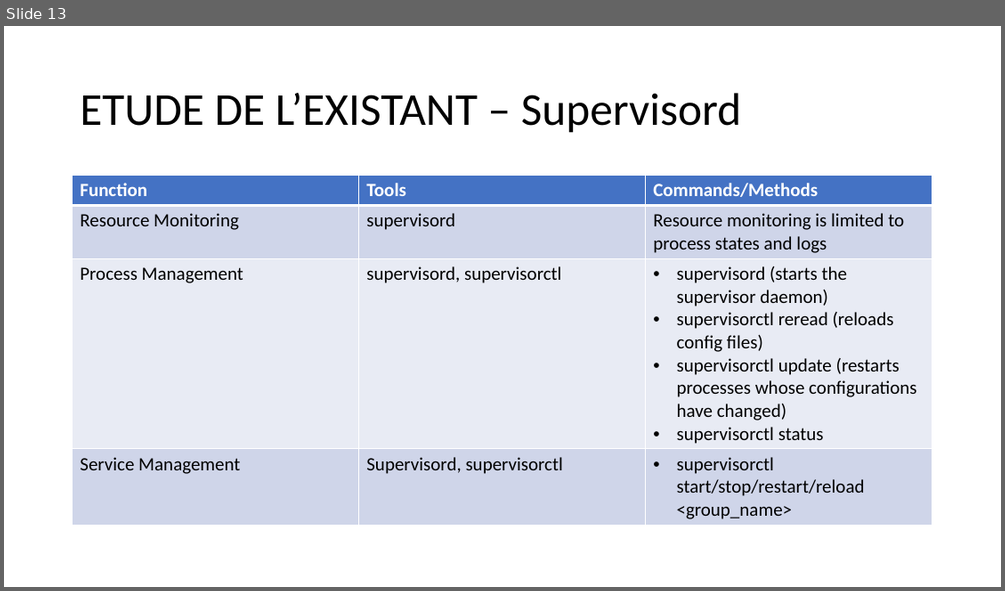
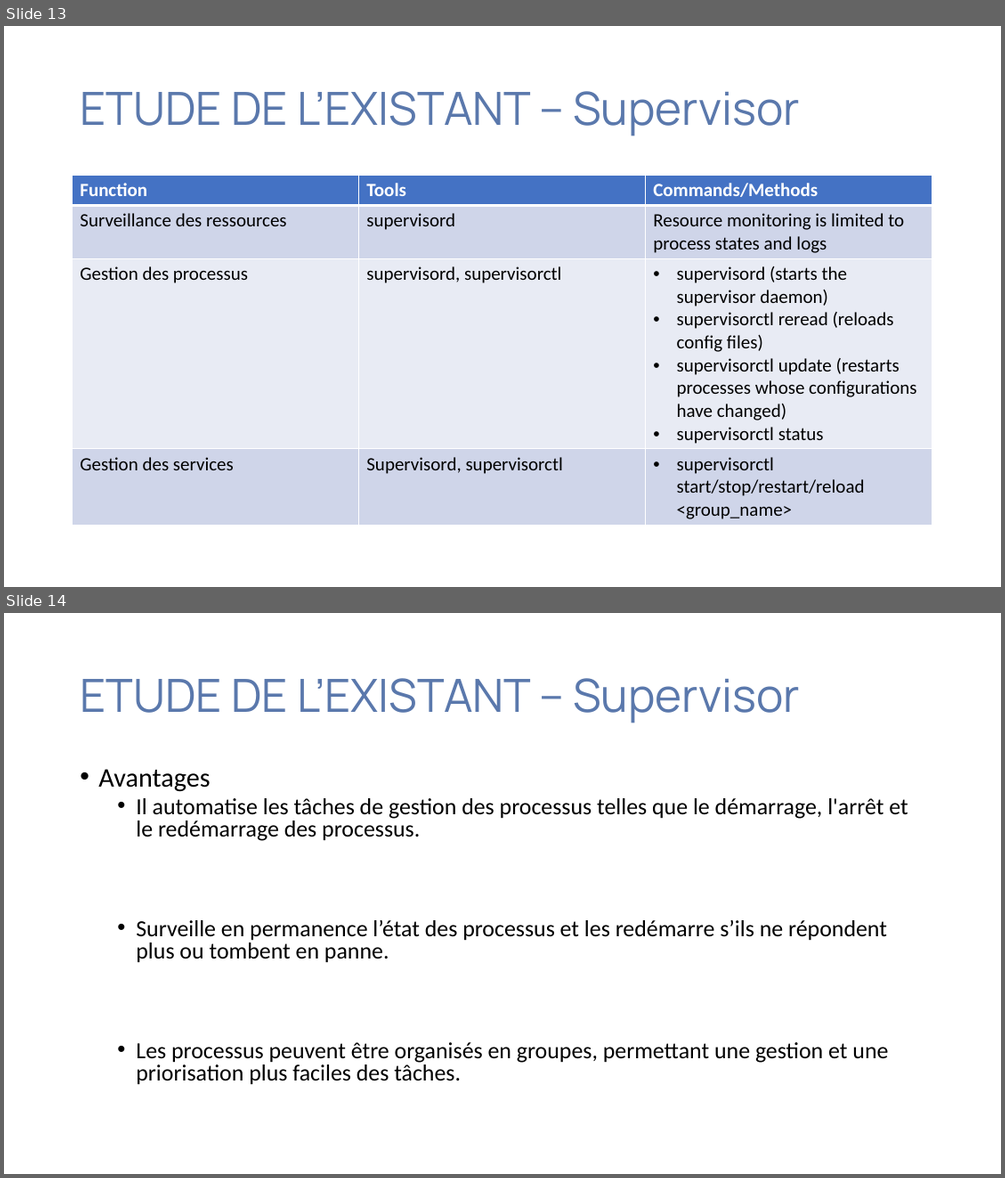
Before and after one commit to Nguh-Prince/TaskMan, a slide deck: documents/CAHIER D’ANALYSES POUR LE GESTIONNAIRE DE TACHES.pptx. Shown one above the other, each under a label of ours: slide 13 before the commit, slides 13 and 14 after it. The pictures are 1005x591 and 1005x1178 pixels, drawn with LibreOffice and Linux fonts; fonts in the diff are those of the drawing. Boxes give left, top, right and bottom in pixels: in the first picture for what was removed or moved away, otherwise in the second. Text is boxed around its words. In the diff, an @@ line names an element or a change of style, - is before the commit and + after.

```diff
--- a/documents/CAHIER D’ANALYSES POUR LE GESTIONNAIRE DE TACHES.pptx
+++ b/documents/CAHIER D’ANALYSES POUR LE GESTIONNAIRE DE TACHES.pptx
@@ slide 14 added at bbox=[4, 613, 1001, 1174], background #FFFFFF @@
@@ title added at bbox=[80, 678, 800, 723], 44 pt, text #5A78AC @@
+ETUDE DE L’EXISTANT – Supervisor
@@ text added at bbox=[98, 769, 907, 1085], 22.2 pt, text #000000 @@
+• Avantages
+  • Il automatise les tâches de gestion des processus telles que le démarrage, l'arrêt et le redémarrage des processus.
+  • Surveille en permanence l’état des processus et les redémarre s’ils ne répondent plus ou tombent en panne.
+  • Les processus peuvent être organisés en groupes, permettant une gestion et une priorisation plus faciles des tâches.
@@ slide 13 changed as well @@
@@ title at bbox=[80, 91, 800, 136]: text changed; font Calibri to Manrope; text colour #000000 to #5A78AC @@
-ETUDE DE L’EXISTANT – Supervisord
+ETUDE DE L’EXISTANT – Supervisor
@@ table at bbox=[73, 176, 932, 523] @@
-row 2, column 1: Resource Monitoring
+row 2, column 1: Surveillance des ressources
-row 3, column 1: Process Management
+row 3, column 1: Gestion des processus
-row 4, column 1: Service Management
+row 4, column 1: Gestion des services
```
Also in this commit, not shown: 14 other slides changed, 1 other slide added, 3 slides removed, 57 other files.
